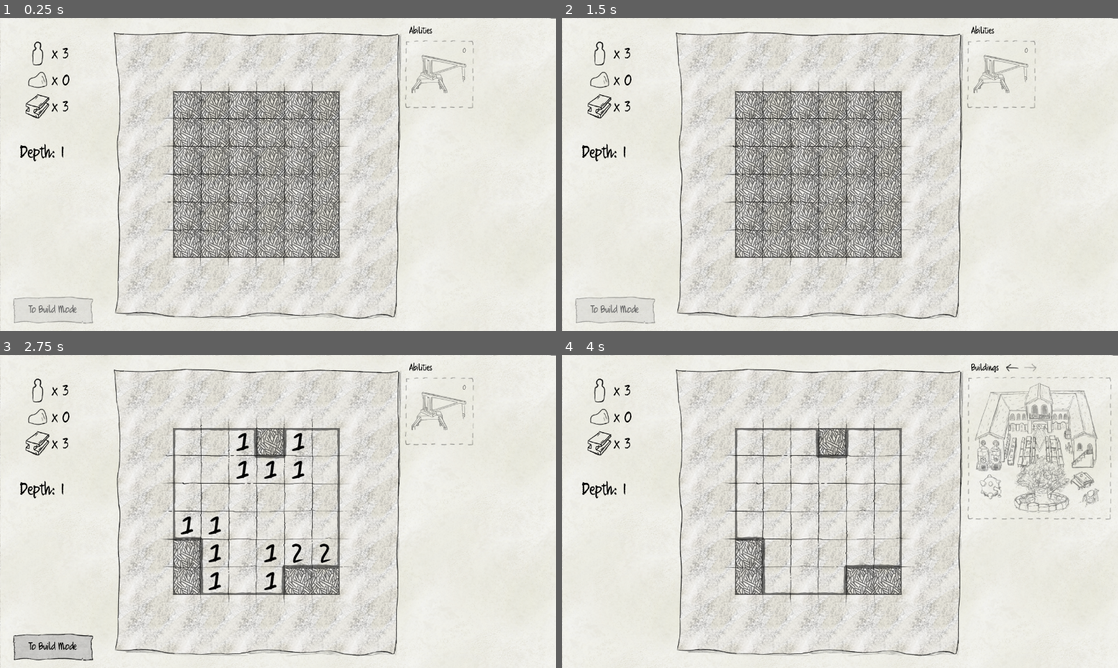
Above: before the commit, frames 1-4 (two rows, left to right).
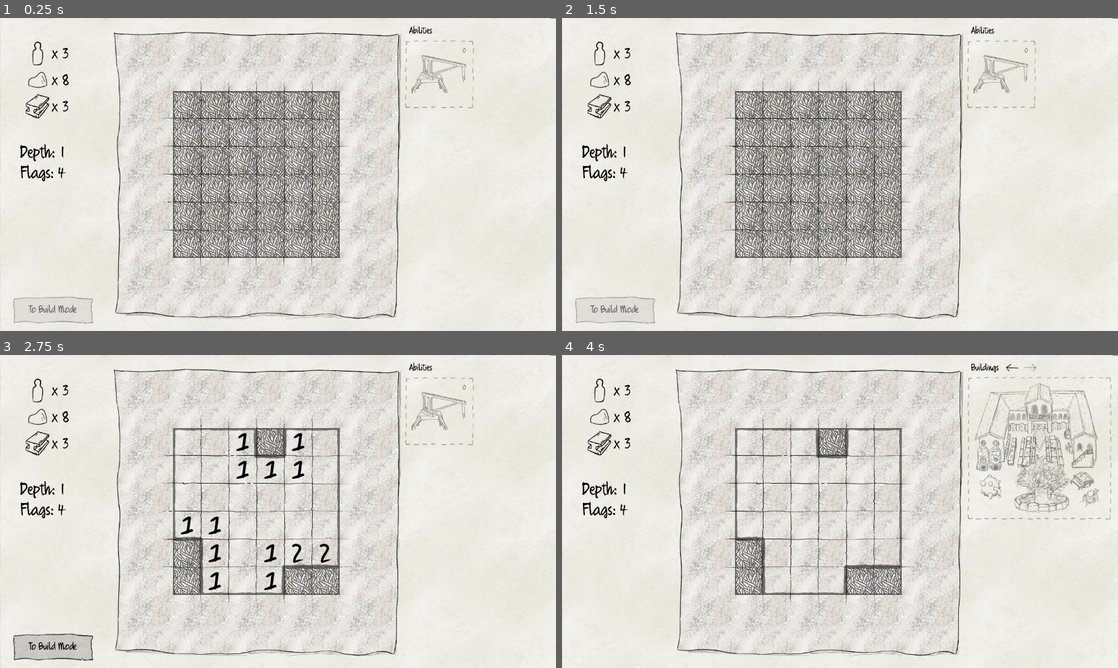
Above: after the commit, the same moments.

Repository: e-lain/MinesweeperDwarves
Game: Godot game, scene res://Main.tscn
The game is run twice, just before and just after one commit, with the same random seed, the same clock (stepped at 60 frames per second) and the same inputs.
Inputs (mouse positions are in pixels of both pictures, inside the frame that each line leads up to):
- Up to frame 1 (0.25 s): no input
- Up to frame 2 (1.5 s): move the mouse to (1001, 74) at 0.52 s; press the mouse at (1001, 74) at 0.53 s; move the mouse to (728, 190) at 1.27 s; release the mouse at (728, 190) at 1.28 s; right-click (728, 190) at 1.35 s; click (728, 190) at 1.42 s
- Up to frame 3 (2.75 s): move the mouse to (333, 442) at 2.02 s; press the mouse at (333, 442) at 2.03 s
- Up to frame 4 (4 s): release the mouse at (895, 442) at 2.75 s; click "To Build Mode" at 2.75 s; click (1029, 367) at 3.5 s

The runs differ from the first frame. In frame 1, 0.2% of the frame differs, in the area x 3-13%, y 17-53%; in frame 2, 0.2%; in frame 3, 0.2%; in frame 4, 0.2%.

Commit message:
Limit flags that can be placed to number of bombs in the level. Player now gains steel equivalent to the number of bombs correctly flagged when entering build mode

Diff:
--- a/Buildings/Wonder.tscn
+++ b/Buildings/Wonder.tscn
@@ -12,7 +12,6 @@
 
 [node name="Sprite2D" type="Sprite2D" parent="."]
 material = ExtResource("2_qwi8n")
-scale = Vector2(1, 1)
 texture = ExtResource("3_qfi6d")
 centered = false
 
--- a/Main.gd
+++ b/Main.gd
@@ -3,6 +3,7 @@
 @onready var depth_label = $CanvasLayer/UI/Depth
 @onready var population_label = $CanvasLayer/UI/Resources/PopulationBox/Population
 @onready var stone_label =$CanvasLayer/UI/Resources/StoneBox/Stone
+@onready var steel_label = $CanvasLayer/UI/Resources/SteelBox/Steel
 @onready var mine_hit_popup = $CanvasLayer/MineHitPopup
 @onready var greyout = $CanvasLayer/ColorRect
 @onready var enter_build_mode_button = $CanvasLayer/UI/EndLevelBtn
@@ -23,7 +24,8 @@
 
 var depth = 0
 var population = 3
-var stone = 0
+var stone = 8
+var steel = 3
 
 var ability_destroy_max = 0
 var ability_destroy = 0
@@ -69,8 +71,10 @@
 	population_label.text = "x %d" % [population]
 	stone_label.text = "x %d" % [stone]
 	depth_label.text = "Depth: %d" % [depth + 1]
+	steel_label.text = "x %d" % [steel]
 
 	if boards[len(boards)-1]:
+		$CanvasLayer/UI/Flags.text = "Flags: " + str(boards[len(boards)-1].flags)
 		if boards[len(boards)-1].tiles_uncovered == 0:
 			enter_build_mode_button.disabled = true
 		else:
--- a/Main.tscn
+++ b/Main.tscn
@@ -85,6 +85,15 @@
 theme_override_font_sizes/font_size = 36
 text = "Depth: 0"
 
+[node name="Flags" type="Label" parent="CanvasLayer/UI"]
+layout_mode = 2
+offset_left = 47.0
+offset_top = 335.0
+offset_right = 207.0
+offset_bottom = 379.0
+theme_override_font_sizes/font_size = 36
+text = "Flags: 0"
+
 [node name="Resources" type="VBoxContainer" parent="CanvasLayer/UI"]
 layout_mode = 0
 offset_left = 57.0
--- a/Prefabs/tile_map.gd
+++ b/Prefabs/tile_map.gd
@@ -6,7 +6,6 @@
 
 func _input(event):
 	if event is InputEventMouseButton:
-		print("clearing tile status: ", get_parent().clearing_tile)
 		if event.is_action_pressed("left_click") && get_parent().clearing_tile:
 			event = make_input_local(event)
 			var mouse_pos = event.position
--- a/board.gd
+++ b/board.gd
@@ -28,6 +28,8 @@
 var columns = 6
 var bomb_count = 4
 
+var flags = bomb_count
+
 var bombs_found = 0
 var tiles_uncovered = 0
 var total_tiles = rows*columns
@@ -52,6 +54,7 @@
 	self.rows = rows
 	self.columns = cols
 	self.bomb_count = bombs
+	self.flags = self.bomb_count
 
 	var fill_cells = []
 
@@ -159,6 +162,7 @@
 	update_shadows()
 
 func enter_build_mode():
+	get_parent().steel += bombs_found
 	build_mode = true
 	get_parent().build_mode = true
 	for row in tiles:
@@ -189,6 +193,8 @@
 
 func clear_tile(tile: BoardTile):
 	if tile.is_flagged:
+		flags += 1
+		print("bombs found: ", bombs_found)
 		tile.toggle_flag()
 	uncover_tile(tile)
 	update_shadows()
@@ -205,6 +211,7 @@
 		return
 
 	if tile.is_flagged:
+		flags += 1
 		tile.destroy_flag()
 
 	var adjacent_tiles = get_adjacent_tiles(tile)
@@ -247,6 +254,15 @@
 
 func _on_flag_toggled(cell_pos: Vector2i):
 	var tile = tiles[cell_pos.x][cell_pos.y]
+
+	if tile.is_flagged:
+		flags += 1
+	elif flags > 0:
+		flags -= 1
+	else:
+		# TODO: Notify player there are not enough flags left
+		return
+
 	if !tile.is_cover:
 		return
 	if !tile.is_flagged && tile.is_bomb:
@@ -254,8 +270,8 @@
 	elif tile.is_flagged && tile.is_bomb:
 		bombs_found -= 1
 
+	print("bombs found: ", bombs_found)
 	tile.toggle_flag()
-
 
 func update_shadows():
 	var used_cells = tilemap.get_used_cells(0)
